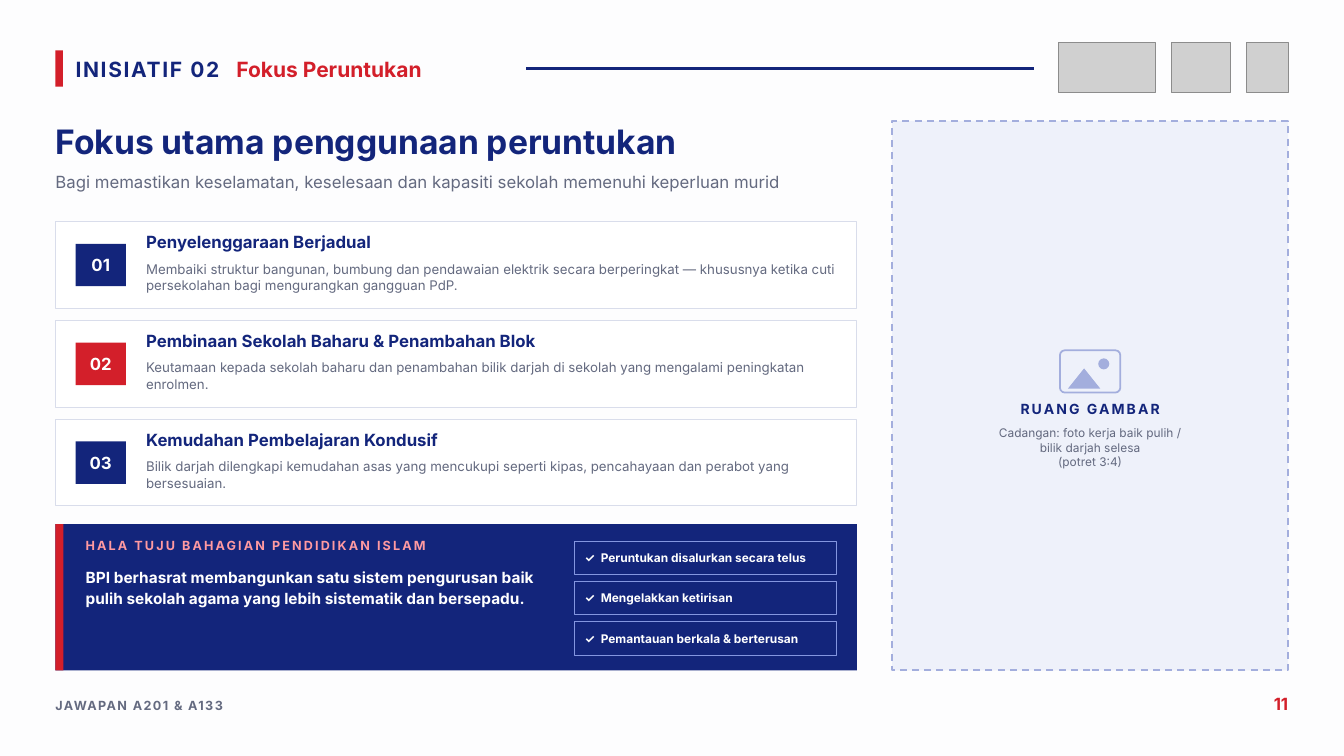
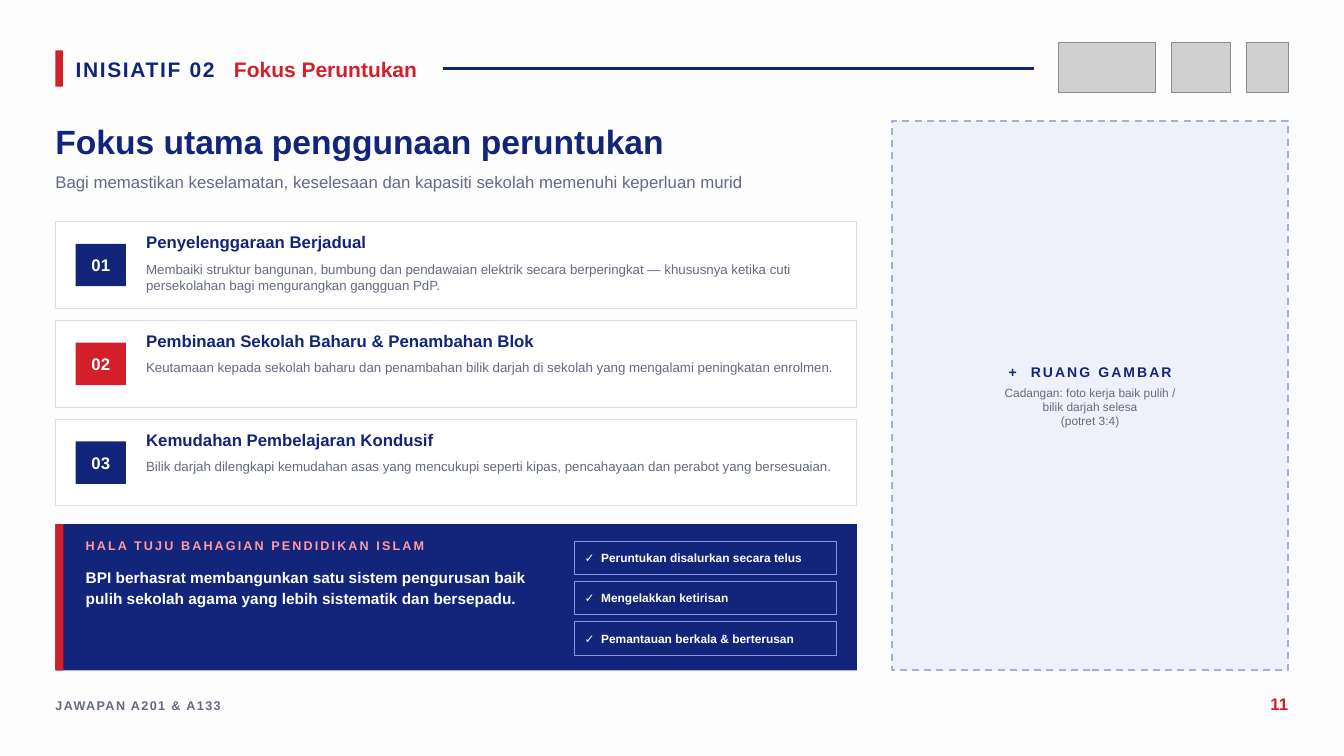
Before and after one commit to nawaljoe/Nawal, a slide deck: slide 11 of infografik-belanjawan-2027/Infografik_Jawapan_A201_A133_Belanjawan2027.pptx. Drawn at 1344x756 pixels with LibreOffice and Linux fonts; fonts in the diff are those of the drawing; grey boxes stand for pictures. Boxes give left, top, right and bottom in pixels: in the first picture for what was removed or moved away, otherwise in the second. Text is boxed around its words. In the diff, an @@ line names an element or a change of style, - is before the commit and + after.

```diff
--- a/infografik-belanjawan-2027/Infografik_Jawapan_A201_A133_Belanjawan2027.pptx
+++ b/infografik-belanjawan-2027/Infografik_Jawapan_A201_A133_Belanjawan2027.pptx
@@ line moved from (526, 69) - (1034, 69) to (443, 69) - (1034, 69) @@
@@ rounded rectangle removed at [1060, 350, 1120, 392] @@
@@ ellipse removed at [1098, 358, 1109, 369] @@
@@ text in rectangle at [1005, 367, 1171, 427]: text added @@
++ RUANG GAMBAR
+Cadangan: foto kerja baik pulih /
+bilik darjah selesa
+(potret 3:4)
@@ triangle removed at [1068, 368, 1100, 388] @@
@@ text removed at [1021, 403, 1080, 414] @@
-RUANG GAMBAR
@@ text removed at [999, 428, 1173, 469] @@
-Cadangan: foto kerja baik pulih /
-bilik darjah selesa
-(potret 3:4)
@@ font Inter to Arial in 19 elements at [76, 61, 417, 78], [55, 129, 664, 161], [55, 176, 742, 192], [91, 259, 110, 271], [146, 236, 366, 252], [146, 264, 791, 293], [91, 358, 110, 370], [146, 335, 533, 347], [146, 362, 833, 375], [91, 457, 110, 469], [146, 434, 433, 450], [146, 461, 831, 474], [86, 541, 424, 550], [86, 572, 525, 607], [601, 553, 802, 562], [601, 593, 728, 605], [601, 634, 794, 643], [55, 698, 761, 728], [1270, 698, 1288, 710] @@
```
Also in this commit, not shown: 17 other slides changed, 5 other files.
